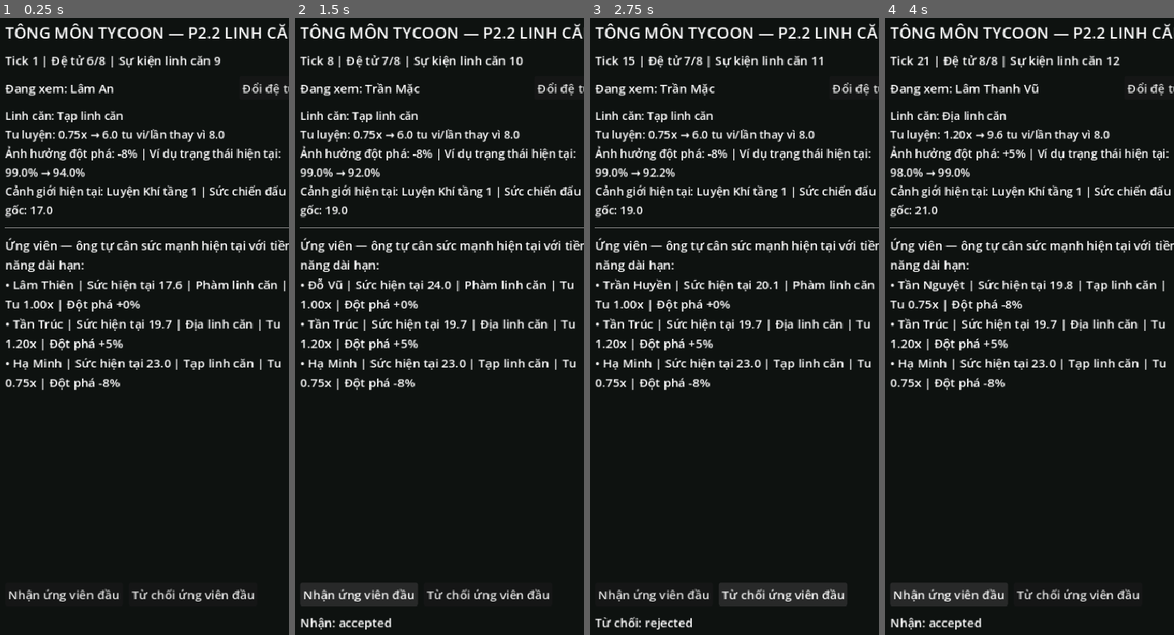
Above: before the commit, frames 1-4 (left to right).
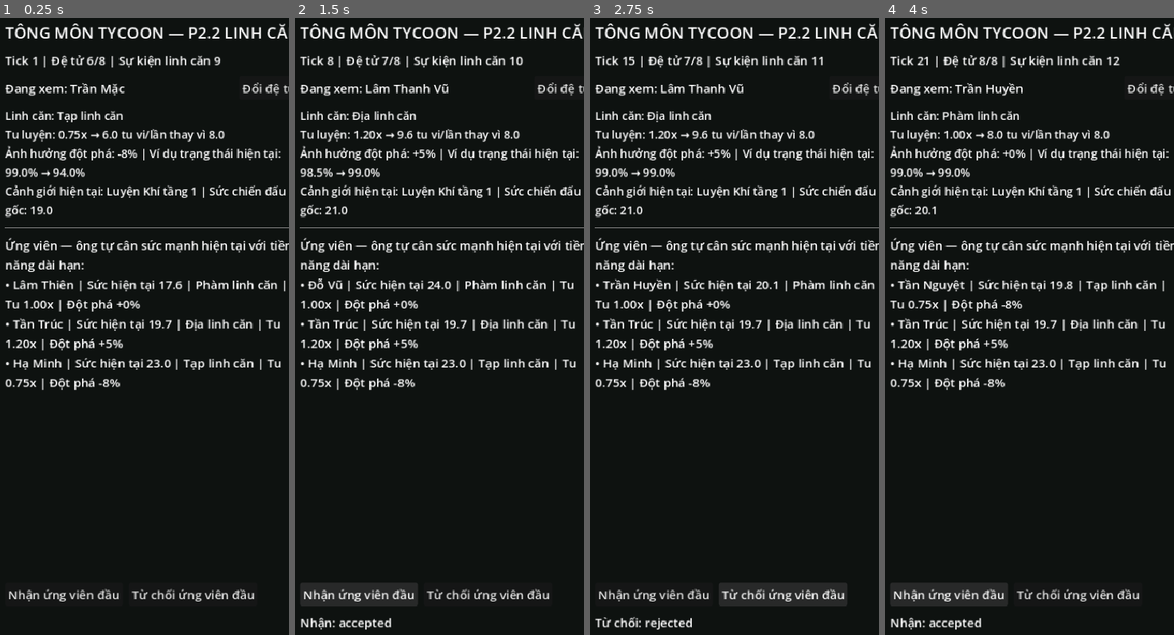
Above: after the commit, the same moments.

Repository: vuanhtuan161094-byte/TongMonBaDao
Game: Godot game, scene res://scenes/p2/p2_2_spiritual_roots.tscn
Same seed, same stepped clock (60 frames per second), same inputs: the game is played once before the commit and once after it. This scene is started directly instead of the project's main scene.
Inputs:
- Up to frame 1 (0.25 s): no input
- Up to frame 2 (1.5 s): click "Đổi đệ tử" at 0.5 s; click "Nhận ứng viên đầu" at 1.25 s
- Up to frame 3 (2.75 s): click "Từ chối ứng viên đầu" at 2 s
- Up to frame 4 (4 s): click "Đổi đệ tử" at 2.75 s; click "Nhận ứng viên đầu" at 3.5 s

The runs differ from the first frame. In frame 1, 0.2% of the frame differs, in the area x 12-44%, y 10-32%; in frame 2, 1.3%, in the area x 4-99%, y 10-32%; in frame 3, 1.3%; in frame 4, 0.6%.

Commit message:
feat(p2.8): route recruitment sources through generator v2

Diff:
--- a/godot/src/simulation/recruitment/recruitment_system.gd
+++ b/godot/src/simulation/recruitment/recruitment_system.gd
@@ -24,8 +24,23 @@
         if candidate == null:
             return
 
-func generate_candidate(state: SimulationState) -> CandidateState:
+func generate_candidate(state: SimulationState, source: StringName = DiscipleGeneratorV2.SOURCE_ORDINARY) -> CandidateState:
     if not state.p1_recruitment_enabled:
+        return null
+
+    if state.sect.disciple_generation_v2_enabled:
+        if not DiscipleGeneratorV2.VALID_SOURCES.has(source):
+            return null
+        var generation_index_v2 := state.recruitment_generation_index + 1
+        var candidate_v2 := DiscipleGeneratorV2.new().generate_candidate(state, source, generation_index_v2)
+        if candidate_v2 == null:
+            return null
+        state.recruitment_generation_index = generation_index_v2
+        state.recruitment_candidates[candidate_v2.id] = candidate_v2
+        state.sect.disciple_generation_event_count += 1
+        return candidate_v2
+
+    if source != DiscipleGeneratorV2.SOURCE_ORDINARY:
         return null
 
     var generation_index := state.recruitment_generation_index + 1
@@ -57,6 +72,31 @@
     state.recruitment_generation_index = generation_index
     state.recruitment_candidates[candidate.id] = candidate
     return candidate
+
+func chiêu_hiền_candidate(state: SimulationState) -> Dictionary:
+    if not state.p1_recruitment_enabled or not state.sect.disciple_generation_v2_enabled:
+        return _result(false, "generation_v2_disabled")
+    if state.sect.disciple_recruitment_tokens <= 0:
+        return _result(false, "not_enough_recruitment_tokens")
+    state.sect.disciple_recruitment_tokens -= 1
+    var candidate := generate_candidate(state, DiscipleGeneratorV2.SOURCE_GACHA)
+    if candidate == null:
+        state.sect.disciple_recruitment_tokens += 1
+        return _result(false, "generation_failed")
+    var result := _result(true, "gacha")
+    result["candidate_id"] = str(candidate.id)
+    result["remaining_tokens"] = state.sect.disciple_recruitment_tokens
+    return result
+
+func fate_candidate(state: SimulationState) -> Dictionary:
+    if not state.p1_recruitment_enabled or not state.sect.disciple_generation_v2_enabled:
+        return _result(false, "generation_v2_disabled")
+    var candidate := generate_candidate(state, DiscipleGeneratorV2.SOURCE_FATE)
+    if candidate == null:
+        return _result(false, "generation_failed")
+    var result := _result(true, "fate")
+    result["candidate_id"] = str(candidate.id)
+    return result
 
 func accept_candidate(state: SimulationState, candidate_id: StringName) -> Dictionary:
     if not state.p1_recruitment_enabled:
